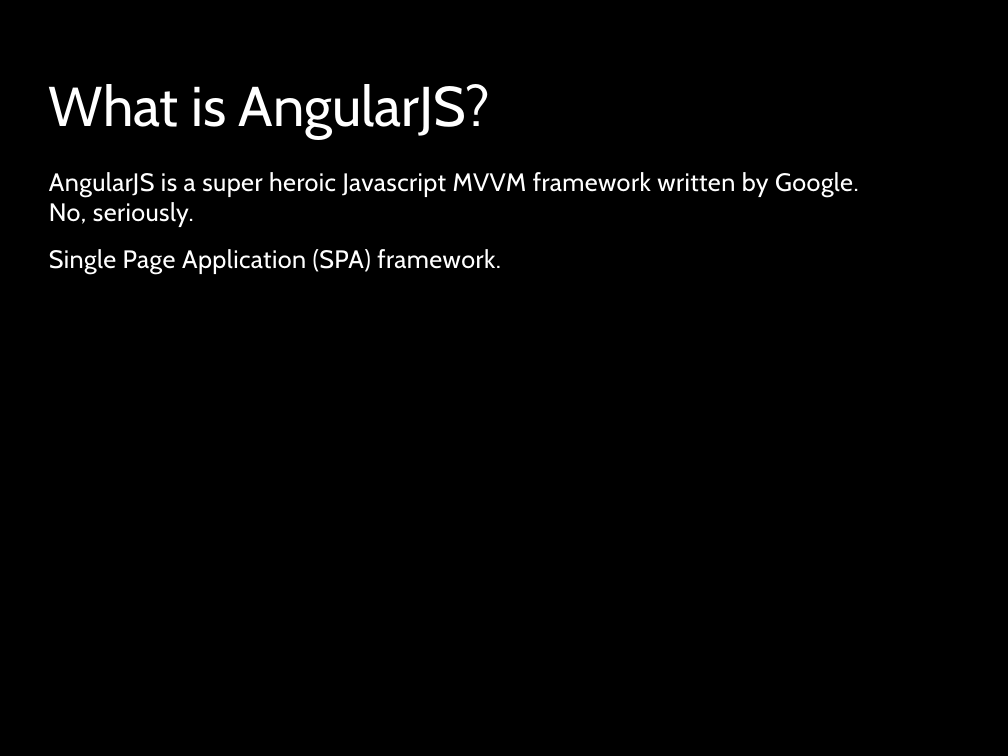
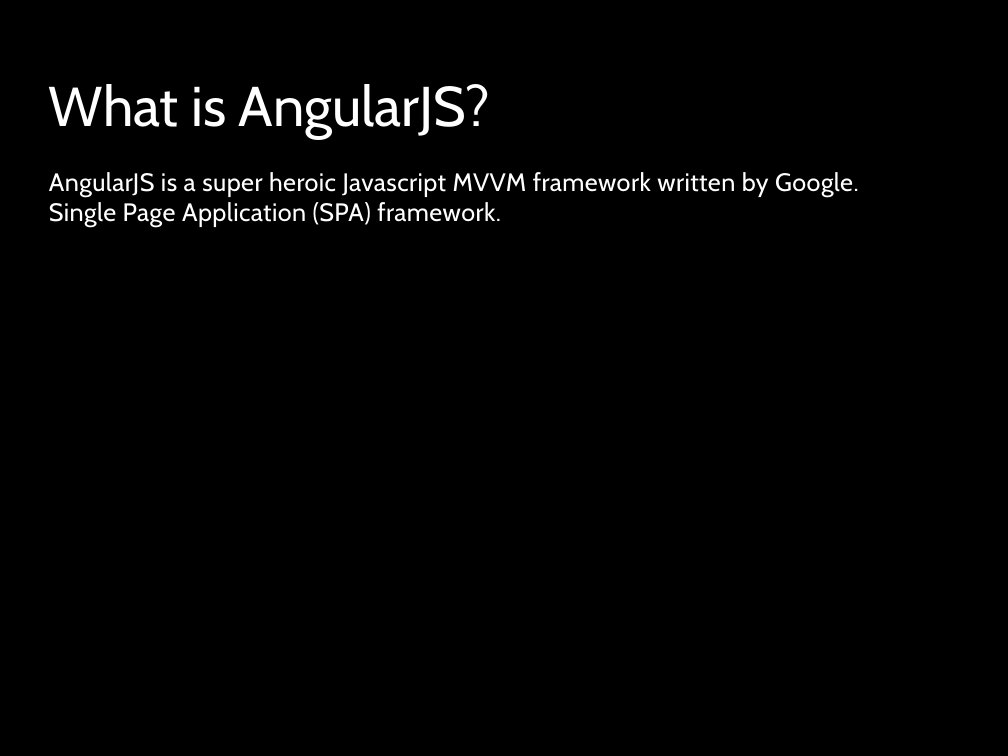
Before and after one commit to kevinkemp/Presentations, a slide deck: slide 3 of angularjs/AngularJS.pptx. Drawn at 1008x756 pixels with LibreOffice and Linux fonts; fonts in the diff are those of the drawing; background and template pictures are left out. Boxes give left, top, right and bottom in pixels: in the first picture for what was removed or moved away, otherwise in the second. Text is boxed around its words. In the diff, an @@ line names an element or a change of style, - is before the commit and + after.

Commit message:
more changes

```diff
--- a/angularjs/AngularJS.pptx
+++ b/angularjs/AngularJS.pptx
@@ text at <box>49,172,858,227</box>: text changed @@
-AngularJS is a super heroic Javascript MVVM framework written by Google. No, seriously.
-Single Page Application (SPA) framework.
+AngularJS is a super heroic Javascript MVVM framework written by Google. Single Page Application (SPA) framework.
```
Also in this commit, not shown: 6 other slides changed.
